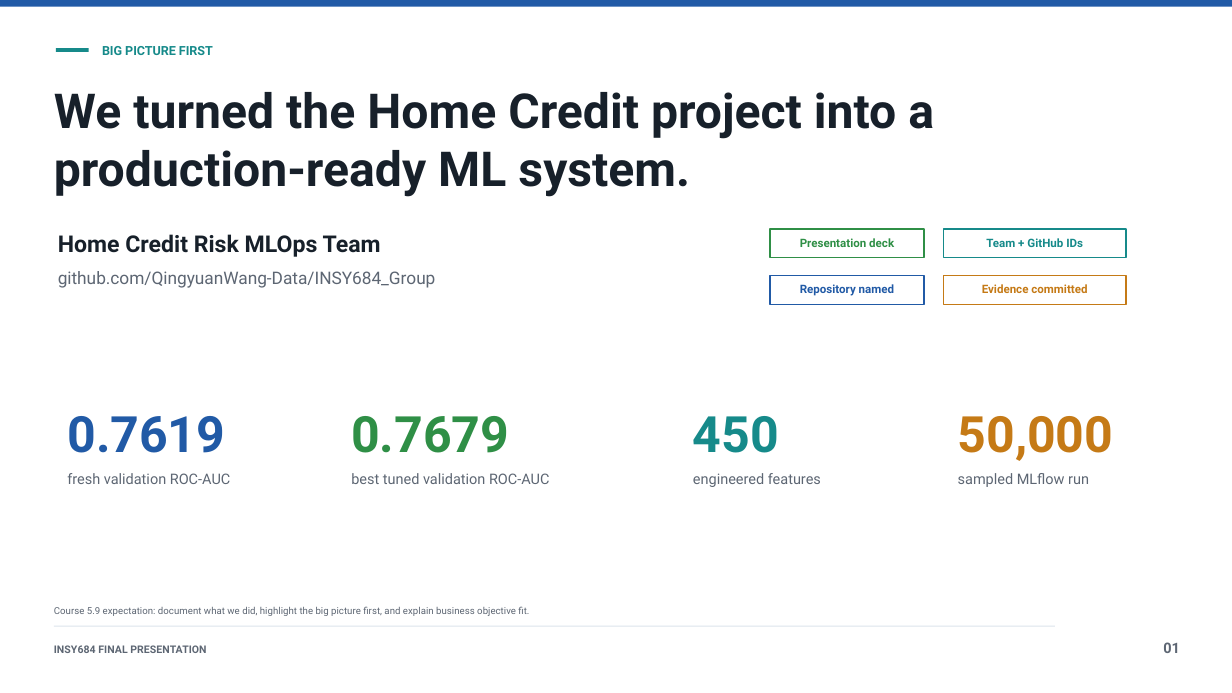
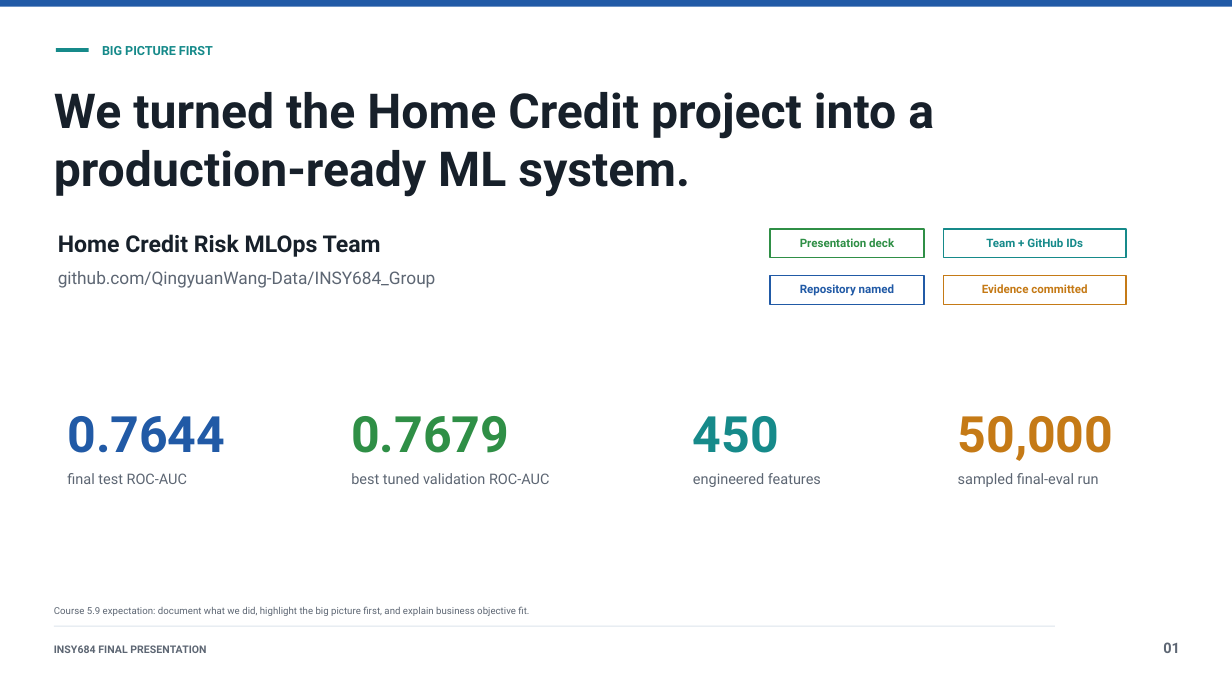
Before and after one commit to QingyuanWang-Data/INSY684_Group, a slide deck: slide 1 of outputs/manual-20260614-insy684-deck/presentations/insy684-mlops-technical-deck/output/insy684-mlops-technical-section.pptx. Drawn at 1232x693 pixels with LibreOffice and Linux fonts; fonts in the diff are those of the drawing. Boxes give left, top, right and bottom in pixels: in the first picture for what was removed or moved away, otherwise in the second. Text is boxed around its words. In the diff, an @@ line names an element or a change of style, - is before the commit and + after.

Commit message:
Add final test evaluation evidence

```diff
--- a/outputs/manual-20260614-insy684-deck/presentations/insy684-mlops-technical-deck/output/insy684-mlops-technical-section.pptx
+++ b/outputs/manual-20260614-insy684-deck/presentations/insy684-mlops-technical-deck/output/insy684-mlops-technical-section.pptx
@@ text at (67,416,225,453): text changed @@
-0.7619
+0.7644
@@ text at (67,473,187,484): text changed @@
-fresh validation ROC-AUC
+final test ROC-AUC
@@ text at (958,473,1099,487): text changed @@
-sampled MLflow run
+sampled final-eval run
```
Also in this commit, not shown: 2 other slides changed, 15 other files.
